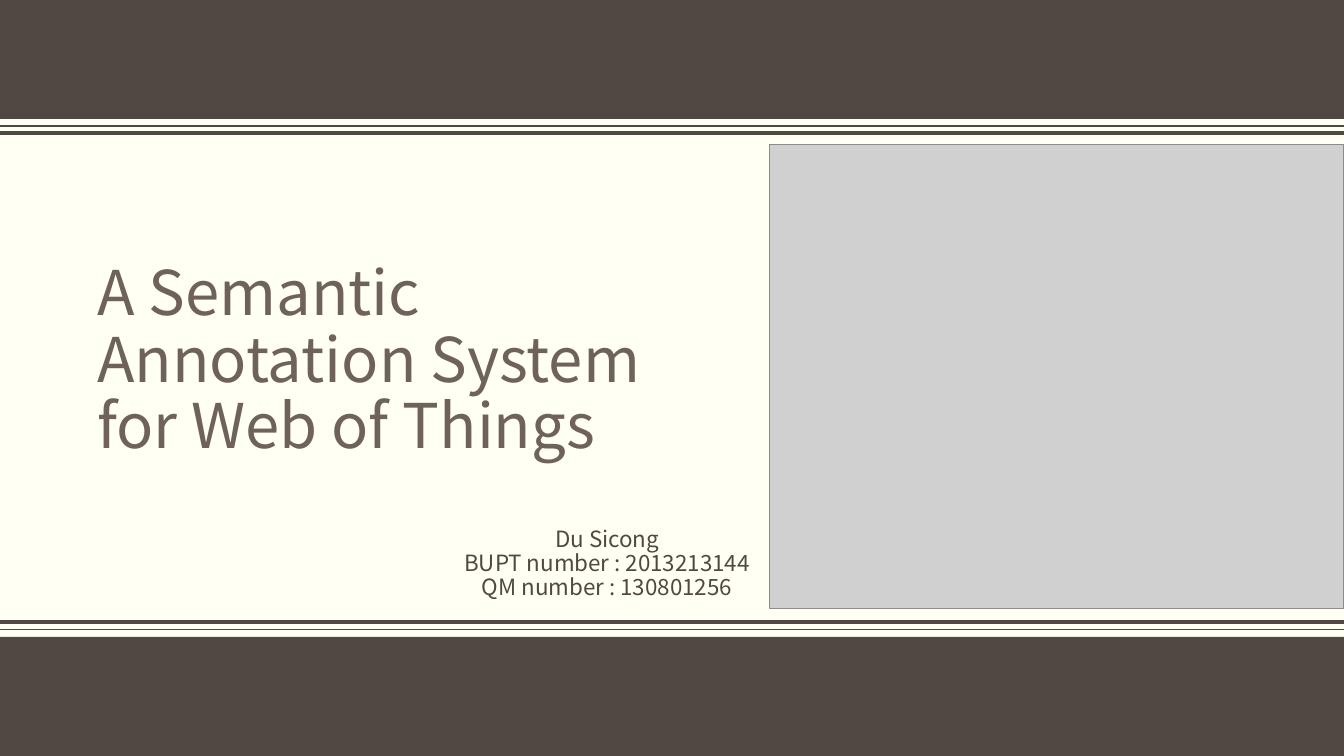
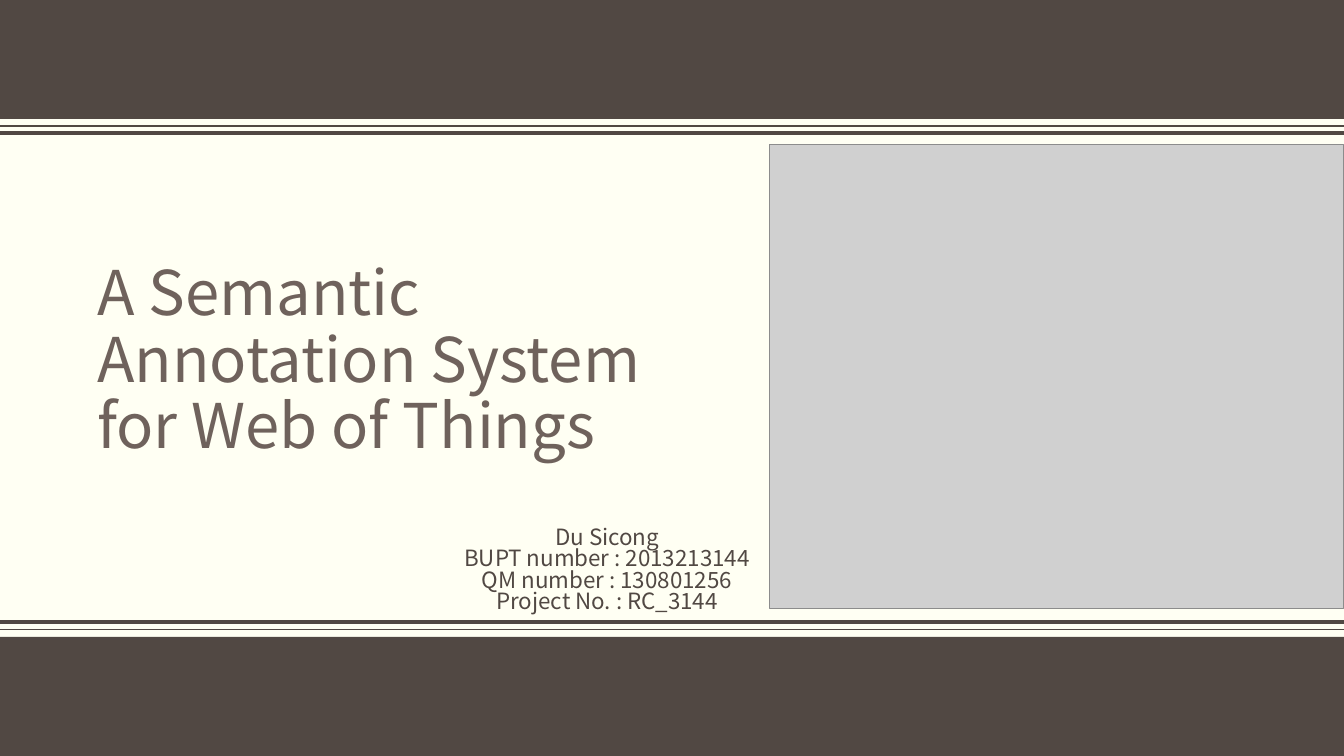
Before and after one commit to wcsngonion/project, a slide deck: slide 1 of 实验室/Academic Presentation-06-General Template-for-PowerPoint.pptx. Drawn at 1344x756 pixels with LibreOffice and Linux fonts; fonts in the diff are those of the drawing; grey boxes stand for pictures; background and template pictures are left out. Boxes give left, top, right and bottom in pixels: in the first picture for what was removed or moved away, otherwise in the second. Text is boxed around its words. In the diff, an @@ line names an element or a change of style, - is before the commit and + after.

Commit message:
update

```diff
--- a/实验室/Academic Presentation-06-General Template-for-PowerPoint.pptx
+++ b/实验室/Academic Presentation-06-General Template-for-PowerPoint.pptx
@@ subtitle at (x1=464, y1=528, x2=750, y2=593): line spacing 0.9 to 0.8 @@
@@ subtitle at (x1=496, y1=587, x2=718, y2=615): paragraph added @@
+Project No. : RC_3144
```
Also in this commit, not shown: 1 other slide changed.
